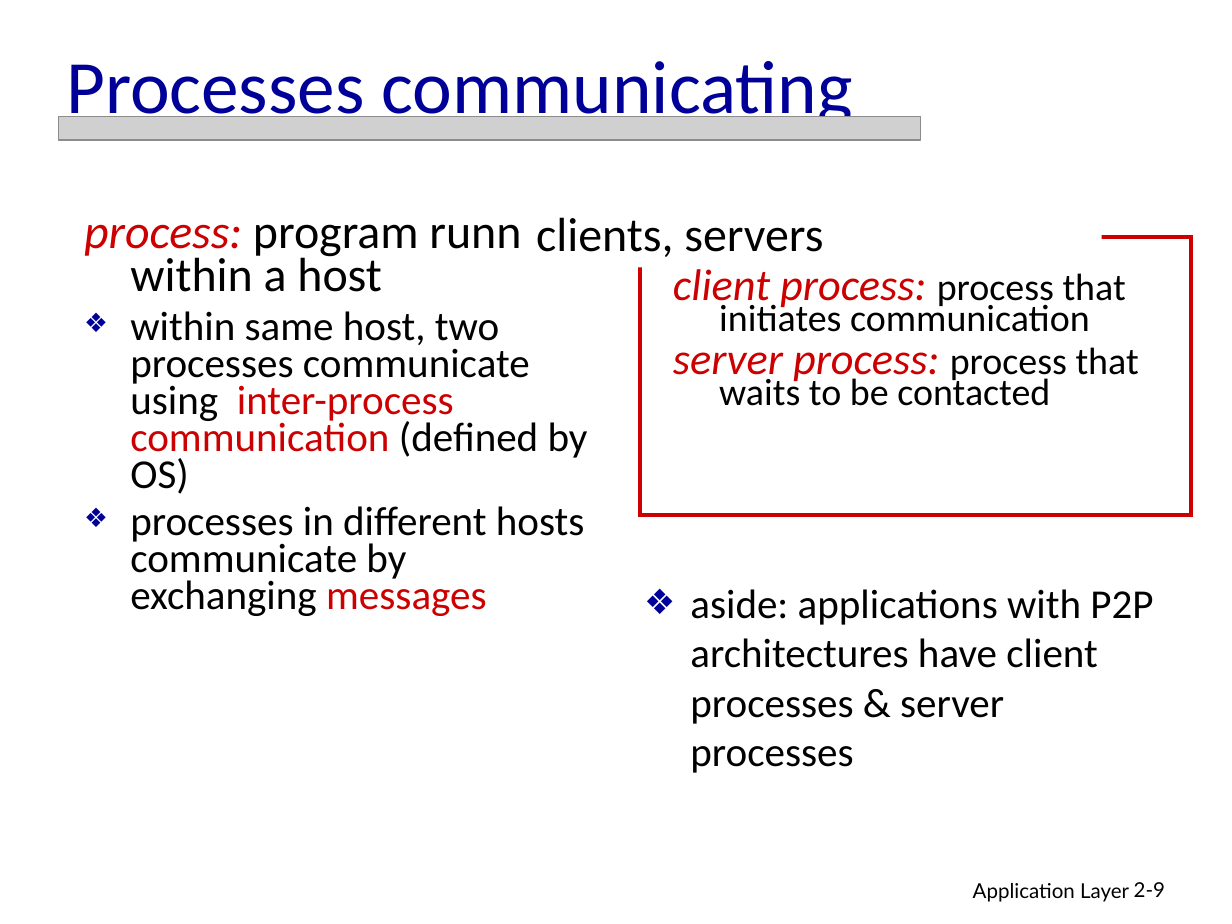
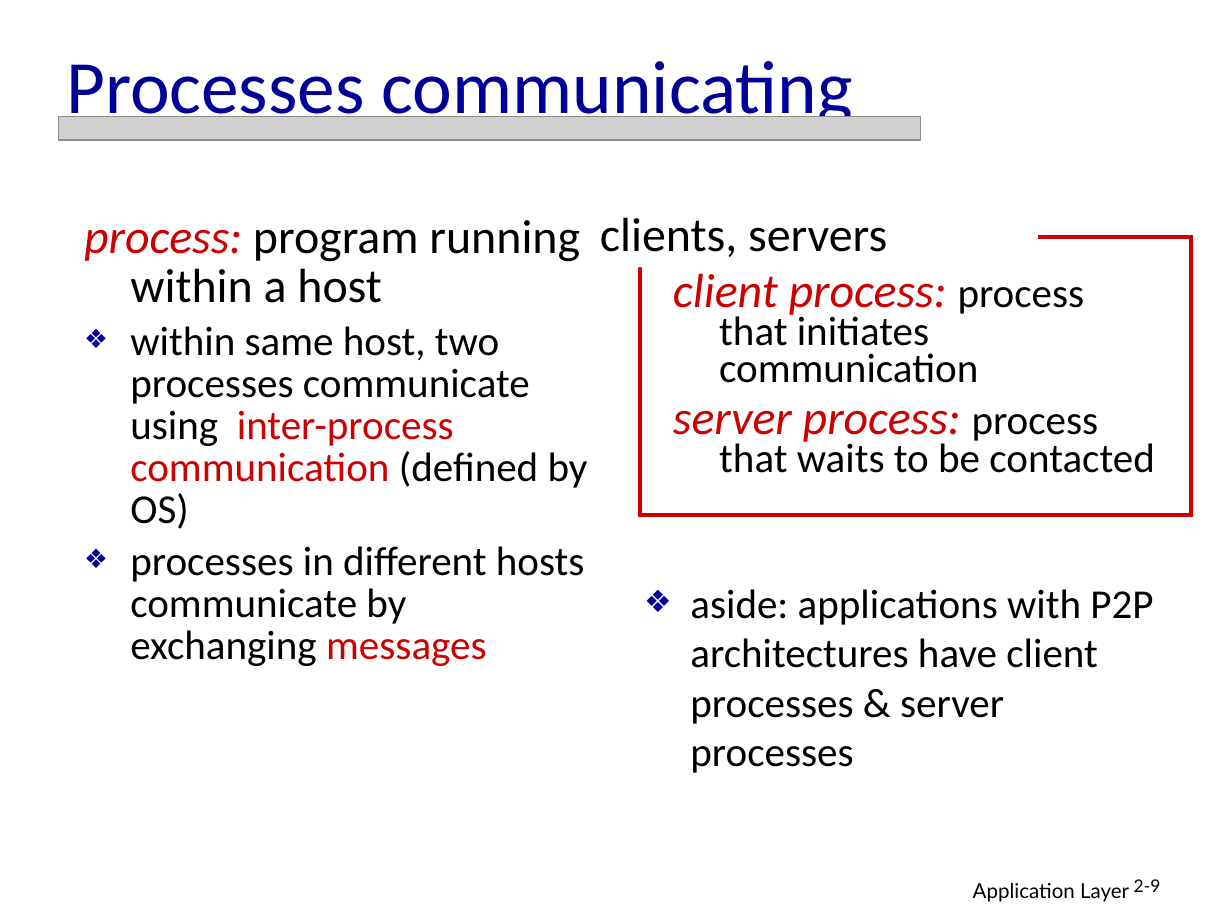
Before and after one commit to JohnNixon6972/5th-Sem-ISE, a slide deck: slide 9 of Computer Network/CHAPTER-2-PPT.ppt. Drawn at 1232x924 pixels with LibreOffice and Linux fonts; fonts in the diff are those of the drawing; grey boxes stand for pictures. Boxes give left, top, right and bottom in pixels: in the first picture for what was removed or moved away, otherwise in the second. Text is boxed around its words. In the diff, an @@ line names an element or a change of style, - is before the commit and + after.

```diff
--- a/Computer Network/CHAPTER-2-PPT.ppt
+++ b/Computer Network/CHAPTER-2-PPT.ppt
@@ text "process: program running within a ..." at bbox=[84, 220, 588, 666]: line spacing 0.75 to 0.85 @@
@@ text "clients, servers": place and size @@
-text "clients, servers" at bbox=[536, 217, 823, 257]
+text "clients, servers" at bbox=[600, 217, 887, 257]
@@ text "client process: process that initiates ..." at bbox=[673, 273, 1154, 473]: size 25.9 to 28 pt in "client process:", "server process:"; size 22.2 to 24 pt in "process that initiates communication", "process that waits to be contacted"; line spacing 0.65 to 0.75 @@
@@ page number at bbox=[1134, 879, 1161, 892]: size 12 to 10.2 pt; line spacing 1 to 0.9 @@
```
Also in this commit, not shown: 86 other slides changed, 2 other files.
